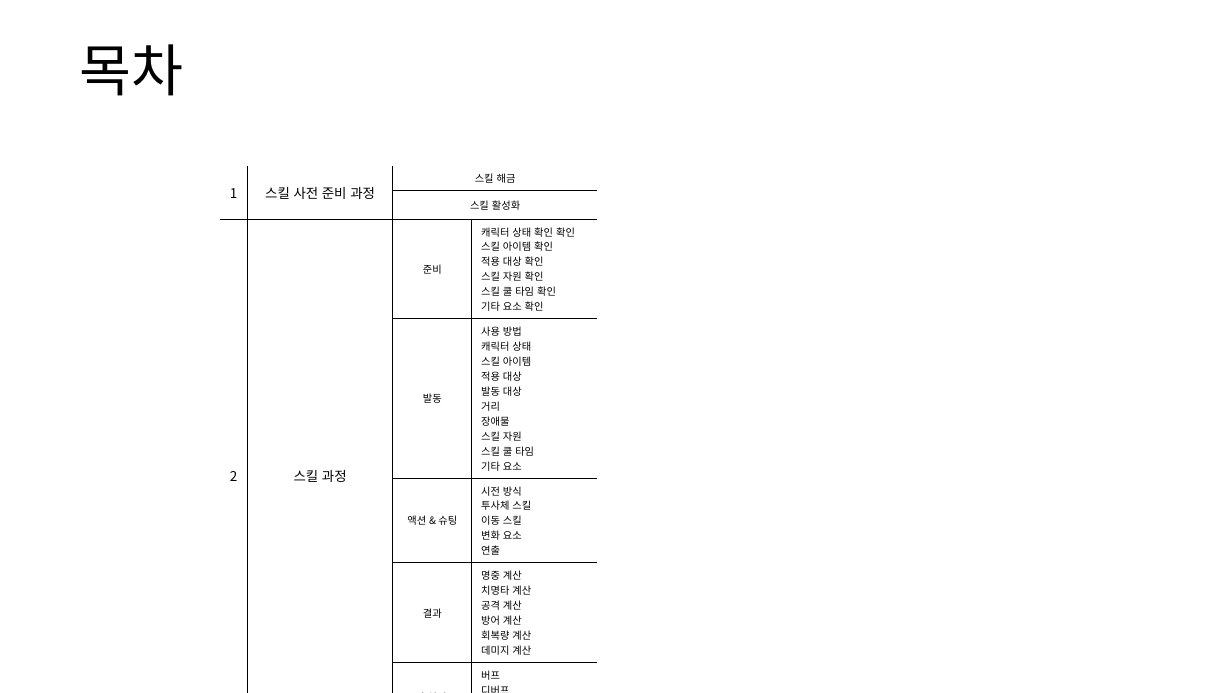
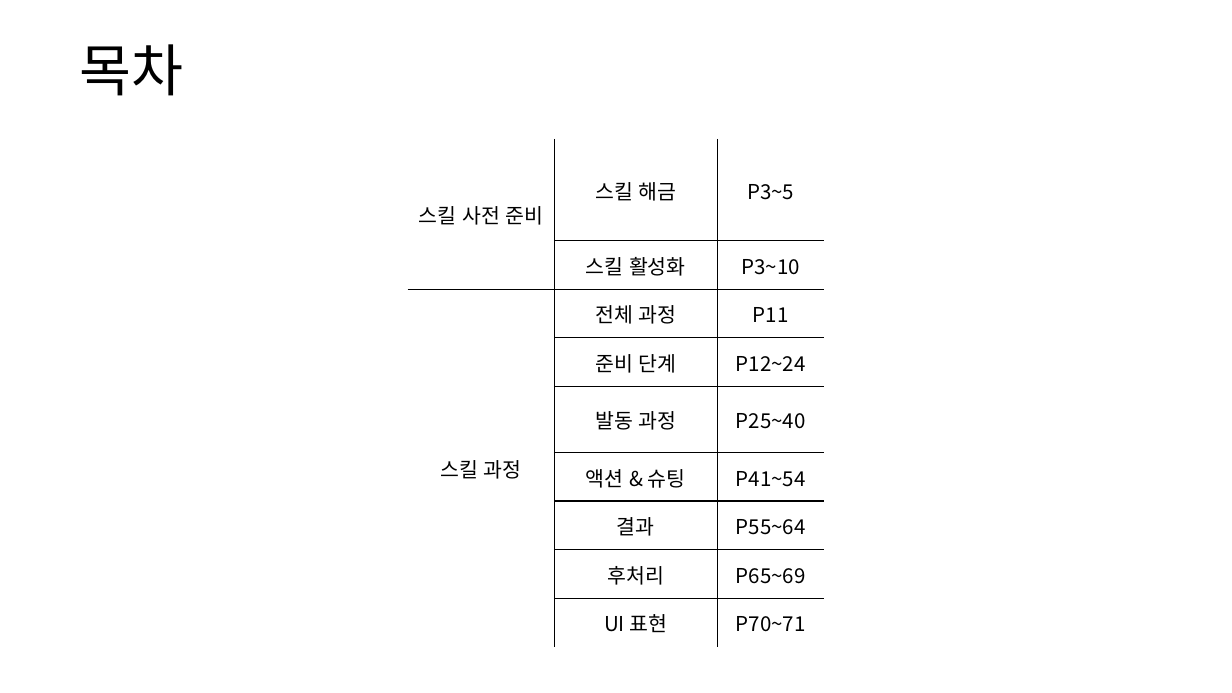
Before and after one commit to yjk0401/unityenginebasic_9th, a slide deck: slide 2 of 기획/방랑엽사전/스킬 시스템 기획서.pptx. Drawn at 1232x693 pixels with LibreOffice and Linux fonts; fonts in the diff are those of the drawing. Boxes give left, top, right and bottom in pixels: in the first picture for what was removed or moved away, otherwise in the second. Text is boxed around its words. In the diff, an @@ line names an element or a change of style, - is before the commit and + after.

```diff
--- a/기획/방랑엽사전/스킬 시스템 기획서.pptx
+++ b/기획/방랑엽사전/스킬 시스템 기획서.pptx
@@ table added at [408,139,824,647], 9 rows, 3 columns @@
+스킬 사전 준비 | 스킬 해금 | P3~5
+ | 스킬 활성화 | P3~10
+스킬 과정 | 전체 과정 | P11
+ | 준비 단계 | P12~24
+ | 발동 과정 | P25~40
+ | 액션 & 슈팅 | P41~54
+ | 결과 | P55~64
+ | 후처리 | P65~69
+ | UI 표현 | P70~71
@@ table removed at [220,165,597,684], 7 rows, 4 columns @@
-1 | 스킬 사전 준비 과정 | 스킬 해금 | 
- |  | 스킬 활성화 | 
-2 | 스킬 과정 | 준비 | 캐릭터 상태 확인 확인 / 스킬 아이템 확인 / 적용 대상 확인 / 스킬 자원 확인 / 스킬 쿨 타임 확인 / 기타 요소 확인
- |  | 발동 | 사용 방법 / 캐릭터 상태 / 스킬 아이템 / 적용 대상 / 발동 대상 / 거리 / 장애물 / 스킬 자원 / 스킬 쿨 타임 / 기타 요소
- |  | 액션 & 슈팅 | 시전 방식 / 투사체 스킬 / 이동 스킬 / 변화 요소 / 연출
- |  | 결과 | 명중 계산 / 치명타 계산 / 공격 계산 / 방어 계산 / 회복량 계산 / 데미지 계산
- |  | 후처리 | 버프 / 디버프 / 상태 이상 / 리액션
```
Also in this commit, not shown: 2 other slides changed, 13 other files.
